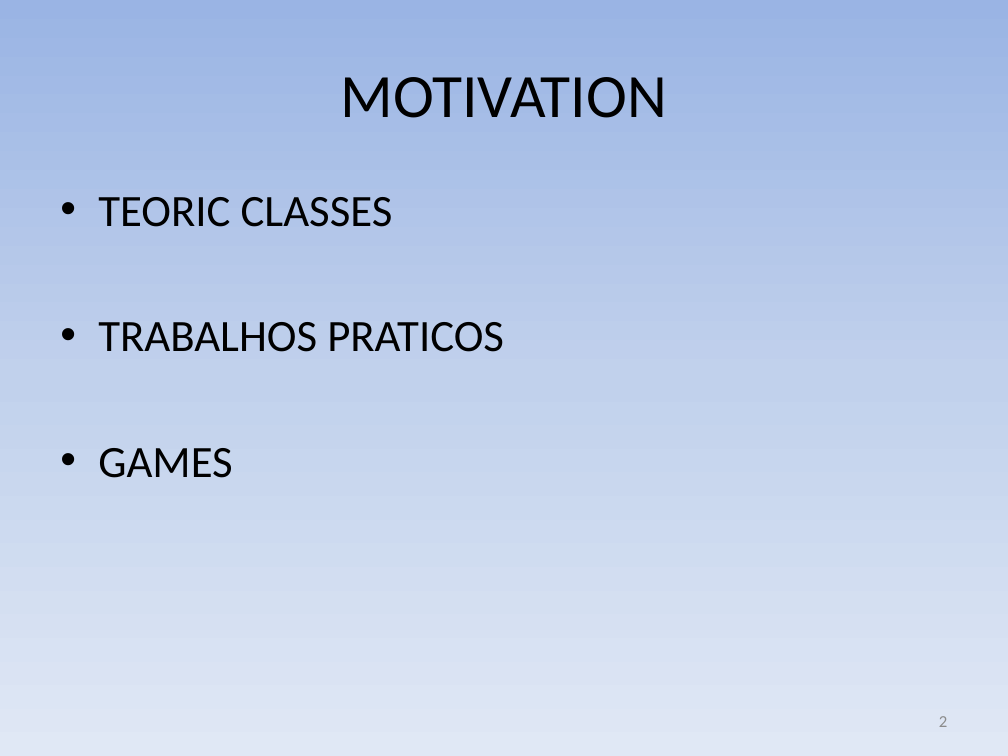
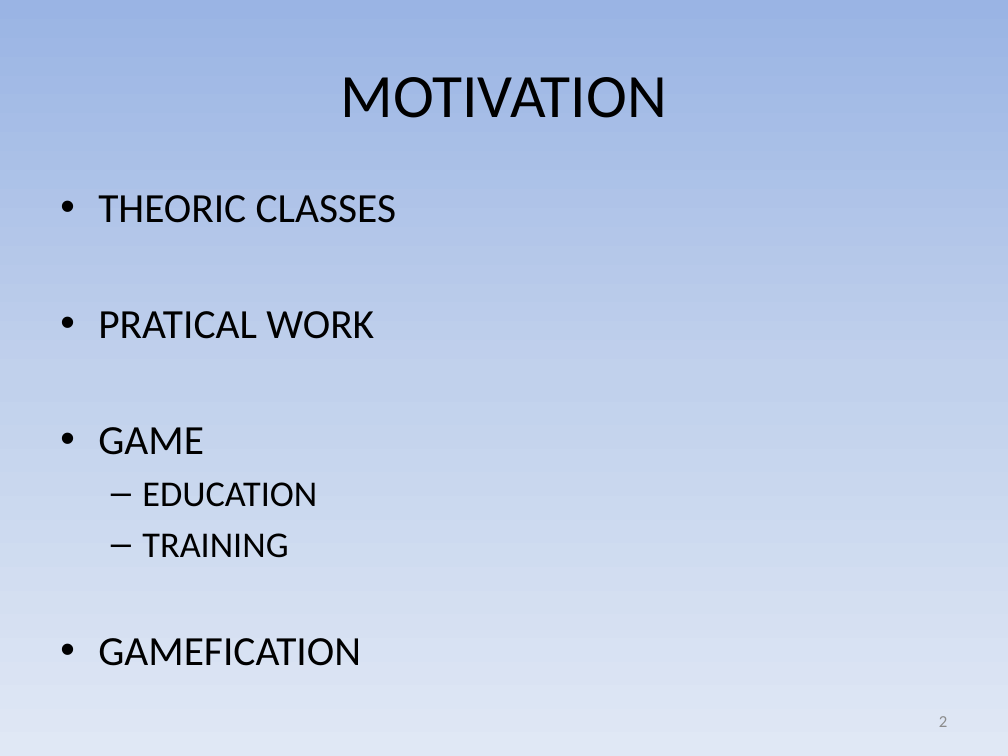
Before and after one commit to gems-uff/sdm, a slide deck: slide 2 of docs/Apresentação/SDM - Apresentação SBGames.pptx. Drawn at 1008x756 pixels with LibreOffice and Linux fonts; fonts in the diff are those of the drawing. Boxes give left, top, right and bottom in pixels: in the first picture for what was removed or moved away, otherwise in the second. Text is boxed around its words. In the diff, an @@ line names an element or a change of style, - is before the commit and + after.

```diff
--- a/docs/Apresentação/SDM - Apresentação SBGames.pptx
+++ b/docs/Apresentação/SDM - Apresentação SBGames.pptx
@@ text at [98, 195, 396, 666]: text changed; size 32 to 29.6 pt @@
-• TEORIC CLASSES
-• TRABALHOS PRATICOS
-• GAMES
+• THEORIC CLASSES
+• PRATICAL WORK
+• GAME
+  – EDUCATION
+  – TRAINING
+• GAMEFICATION
```
Also in this commit, not shown: 7 other slides changed, 6 slides added.
